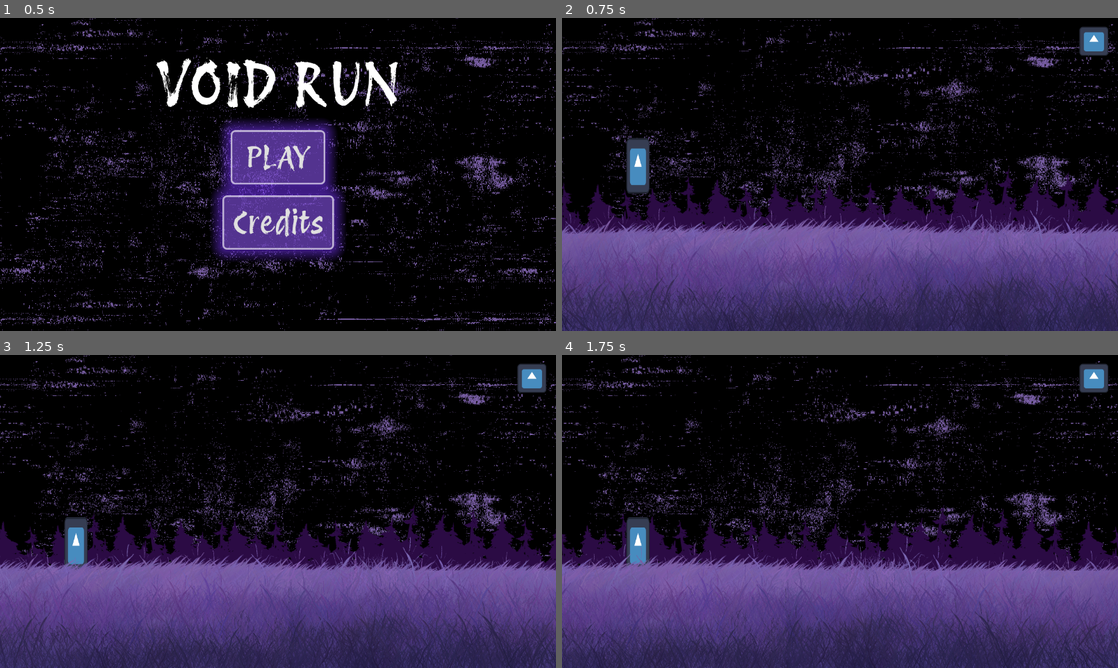
Above: before the commit, frames 1-4 (two rows, left to right).
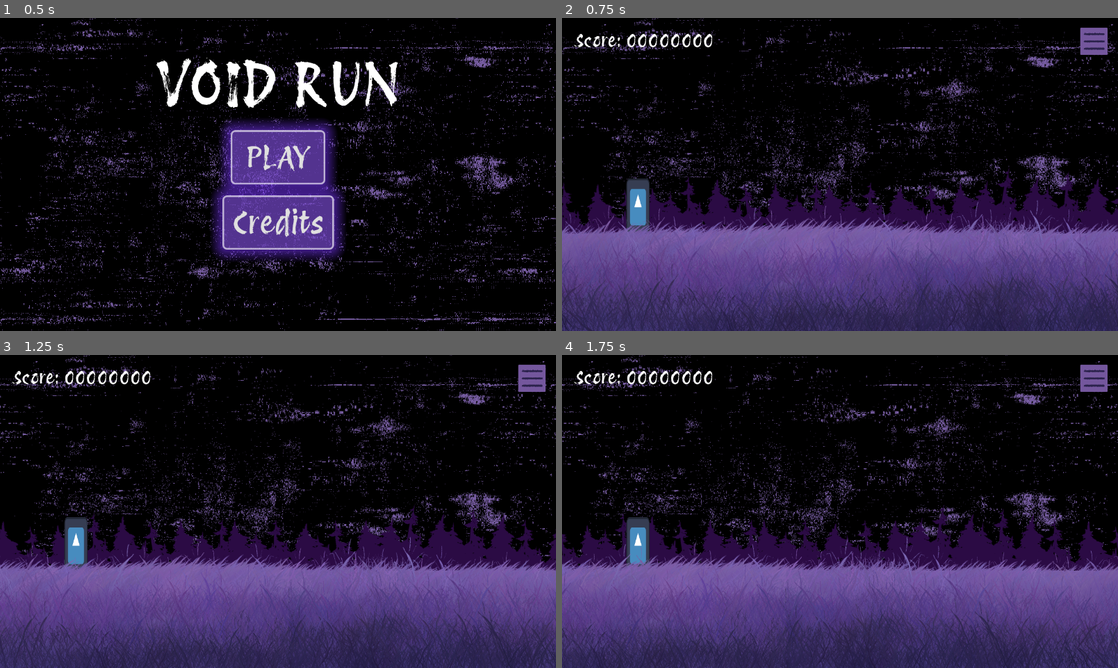
Above: after the commit, the same moments.

Repository: KeyraWebb/mobile-game-small-2025
Game: Godot game, scene res://Scenes/main_menu.tscn
Same seed, same stepped clock (60 frames per second), same inputs: the game is played once before the commit and once after it. The engine's default icon, where the game draws it, is replaced by a stand-in: a white triangle on a blue panel in a dark square.
Inputs (mouse positions are in pixels of both pictures, inside the frame that each line leads up to):
- Up to frame 1 (0.5 s): no input
- Up to frame 2 (0.75 s): click "PLAY" at 0.5 s
- Up to frame 3 (1.25 s): no input
- Up to frame 4 (1.75 s): move the mouse to (962, 495) at 1.27 s; press the mouse at (962, 495) at 1.28 s

Frame 1 is identical in both runs. In frame 2, 2.0% of the frame differs, in the area x 2-99%, y 2-69%; in frame 3, 0.9%; in frame 4, 0.9%.

Commit message:
feat(game): add custom button for pause

Diff:
--- a/infinite-runner/Scenes/credits.tscn
+++ b/infinite-runner/Scenes/credits.tscn
@@ -54,7 +54,7 @@
 [node name="Label" type="Label" parent="PanelContainer/BoxContainer/VBoxContainer2"]
 layout_mode = 2
 theme_override_font_sizes/font_size = 30
-text = "Brush Packs used to help make assets - "
+text = "Brush Packs used to help make assets - Devin Elle Kurtz"
 horizontal_alignment = 1
 
 [node name="Button" type="Button" parent="PanelContainer/BoxContainer"]
--- a/infinite-runner/Scenes/game.tscn
+++ b/infinite-runner/Scenes/game.tscn
@@ -1,11 +1,13 @@
-[gd_scene load_steps=9 format=3 uid="uid://b6p0ch7meljjh"]
+[gd_scene load_steps=11 format=3 uid="uid://b6p0ch7meljjh"]
 
 [ext_resource type="Texture2D" uid="uid://ds4wisurrs1ul" path="res://Assets/Images/Glitchvoid BG.png" id="1_6t2ij"]
 [ext_resource type="PackedScene" uid="uid://bsdpfv0ogayj8" path="res://Scenes/Objects/player.tscn" id="1_qt0gu"]
 [ext_resource type="Texture2D" uid="uid://ewaavyv5v1nx" path="res://Assets/Images/Tree midground.png" id="2_14ffb"]
 [ext_resource type="Texture2D" uid="uid://cv0sk34i3ld3d" path="res://Assets/Images/VoidGrass.png" id="3_6yeml"]
-[ext_resource type="Texture2D" uid="uid://di76lu3eh2sl1" path="res://icon.svg" id="5_2xyo5"]
+[ext_resource type="Texture2D" uid="uid://w84giaaydbxi" path="res://Assets/Images/Menu button.png" id="5_o4kq2"]
+[ext_resource type="Texture2D" uid="uid://cj5p5jkfx4q42" path="res://Assets/Images/Menu button pressed.png" id="6_o46jq"]
 [ext_resource type="PackedScene" uid="uid://dskyo4s7mytui" path="res://Scenes/pause_menu.tscn" id="6_wynk3"]
+[ext_resource type="Theme" uid="uid://c0j6fiiejc40k" path="res://Assets/Themes/MenuTheme.tres" id="8_aylbi"]
 
 [sub_resource type="WorldBoundaryShape2D" id="WorldBoundaryShape2D_eoas8"]
 
@@ -44,6 +46,7 @@
 centered = false
 
 [node name="Player" parent="." instance=ExtResource("1_qt0gu")]
+position = Vector2(112, 421)
 
 [node name="Ground" type="StaticBody2D" parent="."]
 position = Vector2(833, 514)
@@ -58,10 +61,19 @@
 [node name="TouchScreenButton" type="TouchScreenButton" parent="CanvasLayer"]
 position = Vector2(1191, 20)
 scale = Vector2(0.525, 0.525)
-texture_normal = ExtResource("5_2xyo5")
-texture_pressed = ExtResource("5_2xyo5")
+texture_normal = ExtResource("5_o4kq2")
+texture_pressed = ExtResource("6_o46jq")
 shape = SubResource("RectangleShape2D_6ymad")
 action = "Pause"
 
 [node name="PauseMenu" parent="CanvasLayer" instance=ExtResource("6_wynk3")]
 visible = false
+
+[node name="Label" type="Label" parent="CanvasLayer"]
+offset_left = 30.0
+offset_top = 27.0
+offset_right = 350.0
+offset_bottom = 76.0
+theme = ExtResource("8_aylbi")
+theme_override_font_sizes/font_size = 40
+text = "Score: 00000000"
--- a/infinite-runner/project.godot
+++ b/infinite-runner/project.godot
@@ -38,6 +38,10 @@
 ]
 }
 
+[input_devices]
+
+pointing/emulate_touch_from_mouse=true
+
 [rendering]
 
 renderer/rendering_method="mobile"
Binary file added: infinite-runner/Assets/Images/Menu button pressed.png
Not shown, added: infinite-runner/Assets/Images/Menu button pressed.png.import
Binary file added: infinite-runner/Assets/Images/Menu button.png
Not shown, added: infinite-runner/Assets/Images/Menu button.png.import
